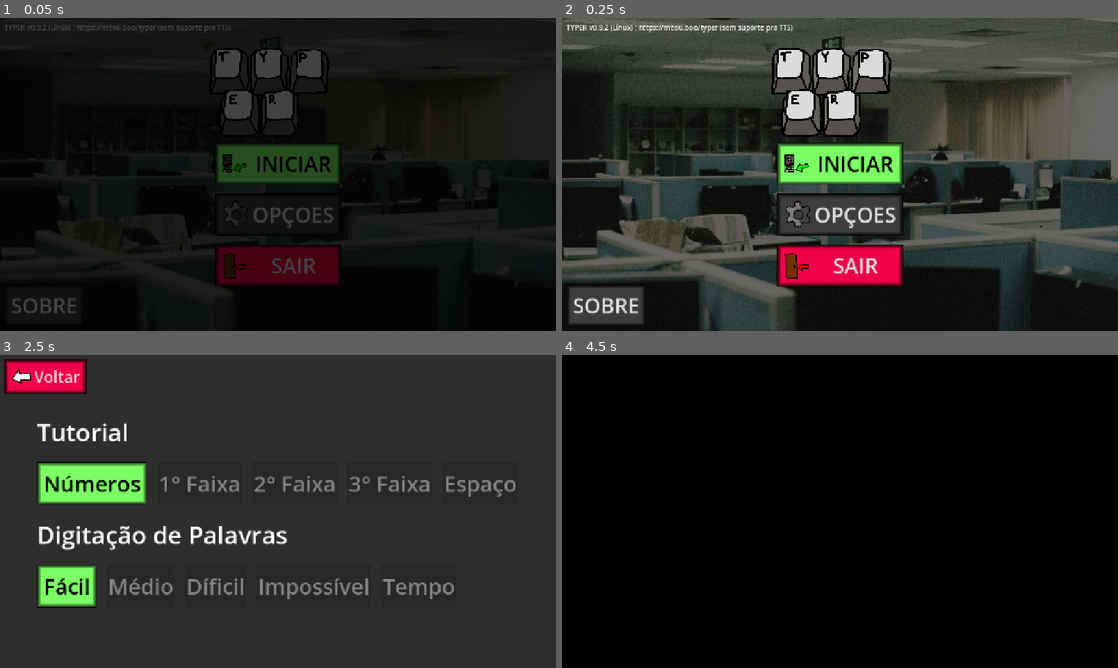
Above: before the commit, frames 1-4 (two rows, left to right).
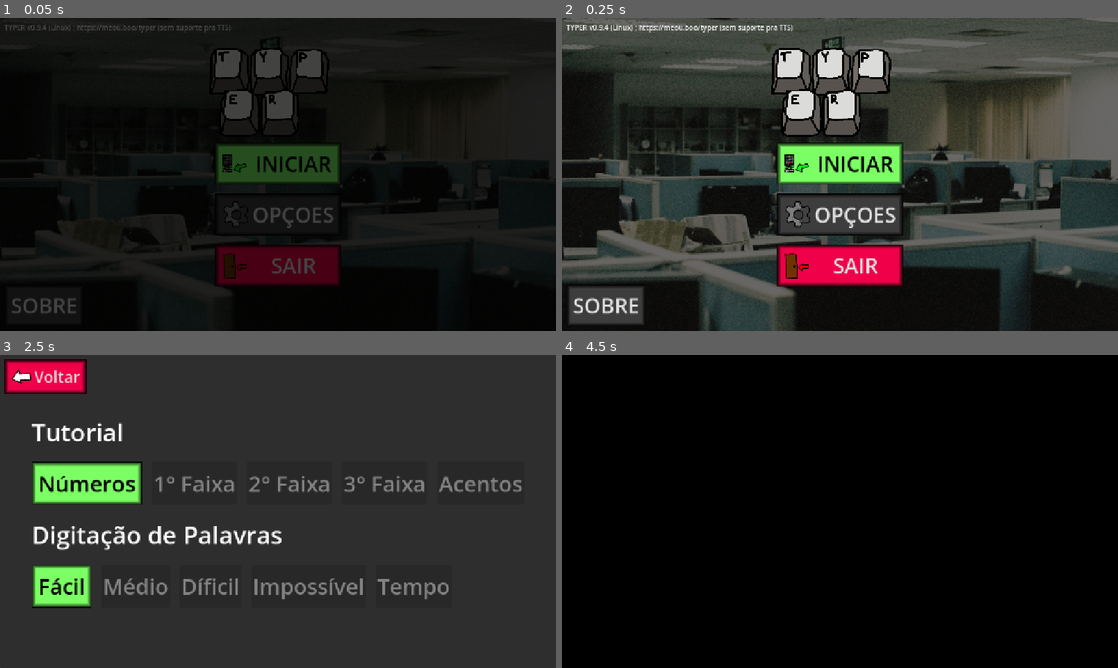
Above: after the commit, the same moments.

Repository: rafameou/typer
Game: Godot game, scene res://scenes/menu_iniciar.tscn
Same seed, same stepped clock (60 frames per second), same inputs: the game is played once before the commit and once after it.
Inputs:
- Up to frame 1 (0.05 s): no input
- Up to frame 2 (0.25 s): no input
- Up to frame 3 (2.5 s): click "INICIAR" at 0.5 s; click "Voltar" at 1.25 s; click "INICIAR" at 2 s
- Up to frame 4 (4.5 s): click "Números" at 2.75 s; click "< Voltar" at 3.5 s; click "Fácil" at 4.25 s

The runs differ from the first frame. In frame 1, less than 0.1% of the frame differs, in the area x 7-9%, y 2-4%; in frame 2, less than 0.1%; in frame 3, 7.1%, in the area x 5-94%, y 21-81%; in frame 4, nothing differs.

Commit message:
typer 0.9.4
timer, alguns fixes da 0.9.3

Diff:
--- a/project.godot
+++ b/project.godot
@@ -11,7 +11,7 @@
 [application]
 
 config/name="typer"
-config/version="0.9.2"
+config/version="0.9.4"
 run/main_scene="uid://25742lpqumsd"
 config/features=PackedStringArray("4.7", "GL Compatibility")
 boot_splash/bg_color=Color(0.14117648, 0.14117648, 0.14117648, 0)
--- a/scenes/menu_niveis.tscn
+++ b/scenes/menu_niveis.tscn
@@ -119,7 +119,7 @@
 theme_override_styles/pressed = ExtResource("2_i04ks")
 theme_override_styles/hover = ExtResource("3_nkpfn")
 disabled = true
-text = "Espaço"
+text = "Acentos"
 
 [node name="dig" type="Label" parent="PanelContainer/MarginContainer/VBoxContainer2/HBoxContainer/GridContainer" unique_id=1448911252]
 layout_mode = 2
--- a/scenes/parabens.tscn
+++ b/scenes/parabens.tscn
@@ -5,6 +5,7 @@
 [ext_resource type="Texture2D" uid="uid://cwboay4b3blr1" path="res://graphics/star.png" id="2_212rj"]
 [ext_resource type="StyleBox" uid="uid://dj8run7re5ulm" path="res://buttons/red_button_press.tres" id="2_477tt"]
 [ext_resource type="FontFile" uid="uid://bo1yfsh8c24ab" path="res://etc/HandDrawnShapes.otf" id="2_osg3n"]
+[ext_resource type="Texture2D" uid="uid://bskqruje1gaqf" path="res://graphics/voltar.png" id="3_1cfff"]
 [ext_resource type="StyleBox" uid="uid://cw61pcja7e0iq" path="res://buttons/red_button_hover.tres" id="3_dg3af"]
 [ext_resource type="Texture2D" uid="uid://cdbrubrilrmvm" path="res://graphics/star_half.png" id="3_osg3n"]
 [ext_resource type="Texture2D" uid="uid://dxse6p7swae3m" path="res://graphics/star_no.png" id="4_1cfff"]
@@ -24,7 +25,7 @@
 "duration": 1.0,
 "texture": ExtResource("2_212rj")
 }],
-"loop": true,
+"loop": 1,
 "name": &"default",
 "speed": 5.0
 }]
@@ -86,11 +87,13 @@
 
 [node name="voltar" type="Button" parent="PanelContainer/MarginContainer/VBoxContainer2/GridContainer" unique_id=1663749219]
 layout_mode = 2
+theme_override_constants/icon_max_width = 50
 theme_override_font_sizes/font_size = 36
+theme_override_icons/icon = ExtResource("3_1cfff")
 theme_override_styles/normal = ExtResource("1_tygqw")
 theme_override_styles/pressed = ExtResource("2_477tt")
 theme_override_styles/hover = ExtResource("3_dg3af")
-text = "< (V)oltar"
+text = "Voltar"
 
 [node name="continuar" type="Button" parent="PanelContainer/MarginContainer/VBoxContainer2/GridContainer" unique_id=678162563]
 layout_mode = 2
--- a/src/globals.gd
+++ b/src/globals.gd
@@ -27,7 +27,7 @@
 static var tuto_bump = 0
 static var nivel_bump = 0
 
-static var time = null
+static var time = 0
 static var tempo_passado_seg = 0
 static var tempo_passado_seg_total = 0
 
@@ -77,13 +77,11 @@
 	"BNM"
 ]
 
-const palavras_tutorial_espaco = [
-	"Q W E R T",
-	"A S D F G",
-	"Z X C V B",
-	"Y U I O P",
-	"H J K L",
-	"B N M"
+const palavras_tutorial_espaco = [ #tutorial_acentos
+	"ÁÉÍÓÚ",
+	"ÃÕ",
+	"ÂÊÎÔÛ",
+	"ÀÈÌÒÙ",
 ]
 
 const palavras_facil = [
@@ -171,8 +169,29 @@
 	"Ç" : 10,
 	"til" : 10,
 	#polegar
+	" ": 5,
 	"espaço_A" : 5, #letra-1 menor que 5
 	"espaço_B" : 6, #letra-1 maior que 5
+
+	#acentos, teria que ser algo tipo 7 + 1 (shift)
+	"Á": 7,
+	"É": 7,
+	"Í": 7,
+	"Ó": 7,
+	"Ú": 7,
+	"À": 7,
+	"È": 7,
+	"Ì": 7,
+	"Ò": 7,
+	"Ù": 7,
+	"Ã": 7,
+	"Õ": 7,
+	"Ñ": 7,
+	"Â": 7,
+	"Ê": 7,
+	"Î": 7,
+	"Ô": 7,
+	"Û": 7,
 }
 
 const vizinhos = {
--- a/src/jogo.gd
+++ b/src/jogo.gd
@@ -12,6 +12,7 @@
 var button_ac = null
 var button_til = null
 var button_semicolon = null
+var button_espaco = null
 
 var mao_esquerda = null
 var mao_direita = null
@@ -53,6 +54,7 @@
 	button_ac = find_child("ac")
 	button_til = find_child("til")
 	button_semicolon = find_child("Semicolon")
+	button_espaco = find_child("espaço")
 
 	mao_esquerda = get_node_or_null("PanelContainer/MarginContainer/HBoxContainer3/VBoxContainer/mao_esquerda")
 	mao_direita = get_node_or_null("PanelContainer/MarginContainer/HBoxContainer4/VBoxContainer/mao_direita")
@@ -60,6 +62,9 @@
 	grupo_palavras_selecionado = g.palavras_facil
 	g.qnt_erros = 0
 	g.qnt_tecladas = 0
+	g.time = 0;
+
+	randomize()
 
 	match g.dificuldade:
 		"n":
@@ -80,13 +85,11 @@
 			grupo_palavras_selecionado = g.palavras_acentos
 		"t":
 			grupo_palavras_selecionado = g.palavras_facil + g.palavras_medias + g.palavras_dificeis + g.palavras_acentos
-			grupo_palavras_selecionado.shuffle();
-
-	if g.randomize_no_jogo_normal:
+
+	if g.randomize_no_jogo_normal || g.dificuldade == "t":
+		#https://www.reddit.com/r/godot/comments/1khiih1/comment/mr786lz/
+		grupo_palavras_selecionado = grupo_palavras_selecionado.duplicate();
 		grupo_palavras_selecionado.shuffle();
-
-	#https://stackoverflow.com/a/75349704
-	g.time = Time.get_time_dict_from_system()
 
 	palavra_backup = grupo_palavras_selecionado[index_palavra_bruh]
 	var valor_salvo = colorir()
@@ -96,7 +99,6 @@
 
 # Called every frame. 'delta' is the elapsed time since the previous frame.
 var black_screen;
-var timer = 0.0;
 var timer_label;
 func _process(_delta: float) -> void:
 	if g.animacoes_de_menu:
@@ -112,10 +114,10 @@
 	#if !line_edit.is_editing():
 	#	line_edit.edit();
 
-	if g.n:
-		timer += _delta;
+	g.time += _delta;
+	if g.n:
 		if g.tempo_no_jogo_normal:
-			timer_label.text =  "%02d:%02d" % [timer / 60, fmod(timer, 60)]
+			timer_label.text =  "%02d:%02d" % [g.time / 60, fmod(g.time, 60)]
 
 		if g.outline_em_erro == true && text_outline_animation > 0:
 			text_outline_animation -= 0.01;
@@ -158,6 +160,9 @@
 			match accent:
 				"Á","É", "Í", "Ó", "Ú":
 					botao_neutro(button_ac);
+				"À", "È", "Ì", "Ò", "Ù":
+					botao_neutro(button_shift);
+					botao_neutro(button_ac);
 				"Â", "Ê", "Î", "Ô", "Ú":
 					botao_neutro(button_shift);
 					botao_neutro(button_til);
@@ -165,6 +170,8 @@
 					botao_neutro(button_til);
 				"Ç":
 					botao_neutro(button_semicolon);
+				" ":
+					botao_neutro(button_espaco);
 				_:
 					print("acento do mal: " + accent);
 					#https://github.com/godotengine/godot-proposals/issues/3250
@@ -187,12 +194,9 @@
 			palavra_backup = grupo_palavras_selecionado[index_palavra_bruh]
 			index_palavra = 0
 		else:
-			var timed = Time.get_time_dict_from_system()
-			#TODO: trocar toda essa função para usar o timer interno via _delta do process
-			g.tempo_passado_seg = ((timed.minute * 60) + timed.second) - ((g.time.minute * 60) + g.time.second)
+			g.tempo_passado_seg = g.time;
 			g.tempo_passado_seg_total = g.tempo_passado_seg_total + g.tempo_passado_seg
-
-			var minutos = (float)(g.tempo_passado_seg) / 60.0;
+			var minutos = (float)(g.time) / 60.0;
 			g.lpm = (float)(g.qnt_tecladas) / (minutos)
 			g.lpm_total = (float)(g.qnt_tecladas_total) / (minutos)
 			g.wpm = (float)(g.qnt_tecladas / 5.0) / (minutos);
@@ -208,8 +212,6 @@
 			mao_esquerda.set_frame(5)
 		else:
 			mao_direita.set_frame(1)
-	elif palavra_backup[index_palavra] == "Á" or palavra_backup[index_palavra] == "Ê" or palavra_backup[index_palavra] == "Ã":
-		pass
 	else:
 		var dedo = g.dedo_correto.get(palavra_backup[index_palavra])
 		if dedo < 5:
@@ -229,6 +231,9 @@
 		match accent:
 			"Á","É", "Í", "Ó", "Ú":
 				botao_verde(button_ac);
+			"À", "È", "Ì", "Ò", "Ù":
+				botao_verde(button_shift);
+				botao_verde(button_ac);
 			"Â", "Ê", "Î", "Ô", "Ú":
 				botao_verde(button_shift);
 				botao_verde(button_til);
@@ -236,6 +241,8 @@
 				botao_verde(button_til);
 			"Ç":
 				botao_verde(button_semicolon);
+			" ":
+				botao_verde(button_espaco);
 			_:
 				print("acento do mal: " + accent)
 		#https://github.com/godotengine/godot-proposals/issues/3250
--- a/src/parabens.gd
+++ b/src/parabens.gd
@@ -88,7 +88,7 @@
 				t(3, true)
 			"z":
 				g.dificuldade = "e"
-				button.queue_free()#button.text = "ESPAÇO >"
+				button.text = "ACENTOS >"
 				label.text = label.text + "ZXCV!"
 				next = "res://scenes/tutorial.tscn"
 				g.n = false
@@ -96,7 +96,7 @@
 			"e":
 				g.dificuldade = "f"
 				button.text = "FÁCIL >"
-				label.text = label.text + "ESPAÇO!"
+				label.text = label.text + "ACENTOS!"
 				g.n = true
 				next = "res://scenes/jogo.tscn"
 			"f":
@@ -115,7 +115,7 @@
 				t(2, false)
 			"d":
 				g.dificuldade = "a"
-				button.queue_free()#button.text = "Acentos >"
+				button.text = "Acentos >"
 				label.text = label.text + "DÍFICIL!"
 				next = "res://scenes/jogo.tscn"
 				g.n = true
